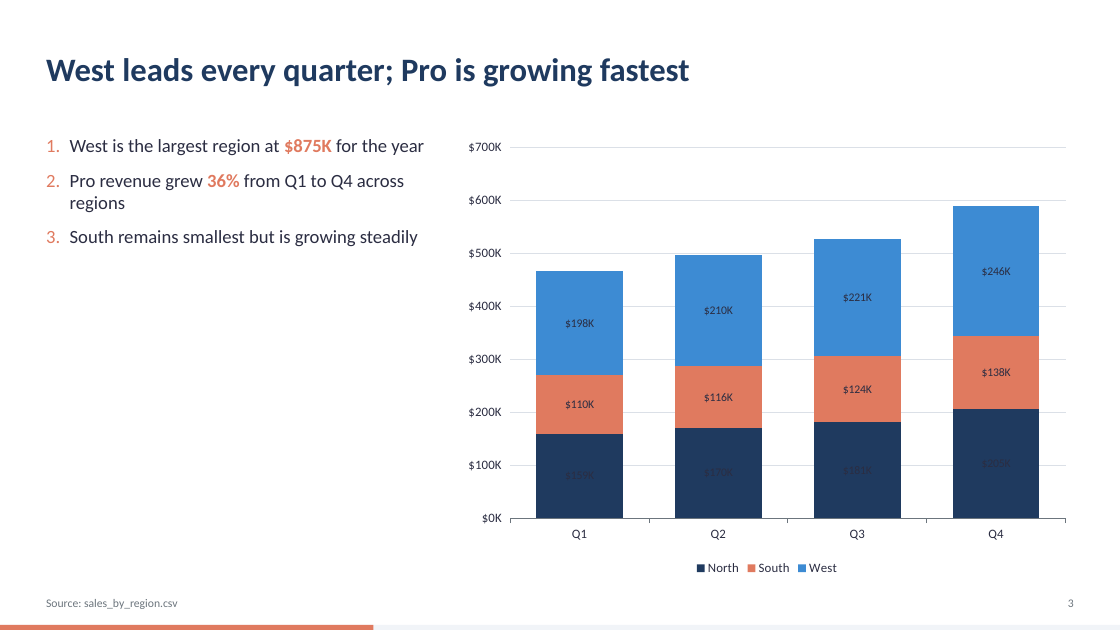
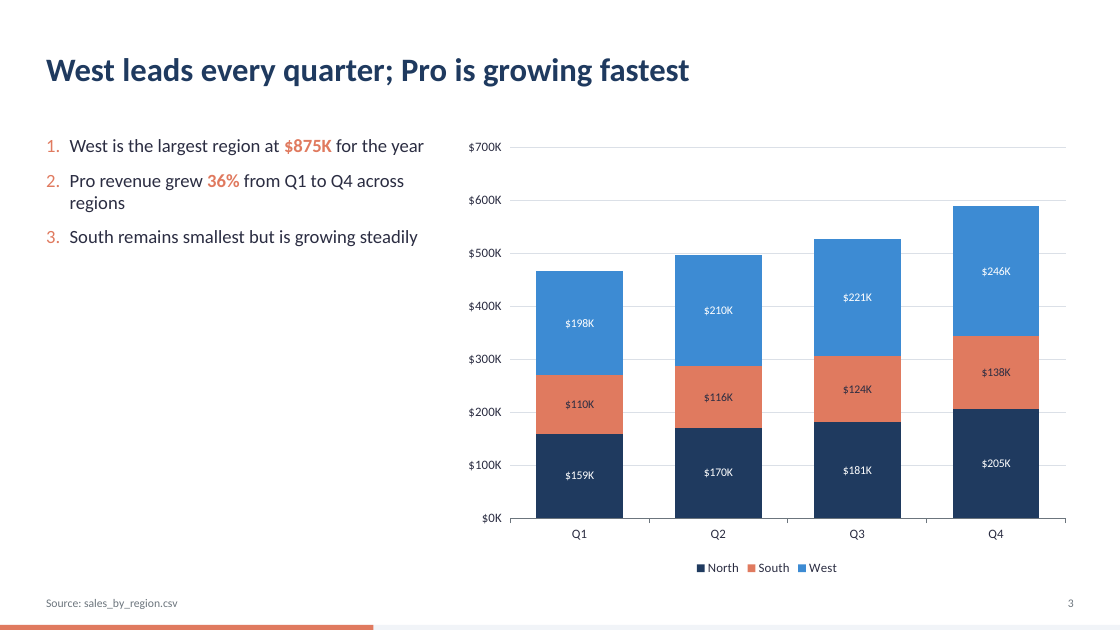
Before and after one commit to FrocketGaming/PPT_DEMO, a slide deck: slide 3 of out/demo.pptx. Drawn at 1120x630 pixels with LibreOffice and Linux fonts; fonts in the diff are those of the drawing. Boxes give left, top, right and bottom in pixels: in the first picture for what was removed or moved away, otherwise in the second. Text is boxed around its words. In the diff, an @@ line names an element or a change of style, - is before the commit and + after.

```diff
--- a/out/demo.pptx
+++ b/out/demo.pptx
@@ column stacked chart at (456, 130, 1078, 580) @@
@@ data labels of North changed @@
@@ data labels of South changed @@
@@ data labels of West changed @@
```
Also in this commit, not shown: 1 other slide changed, 2 other files.
